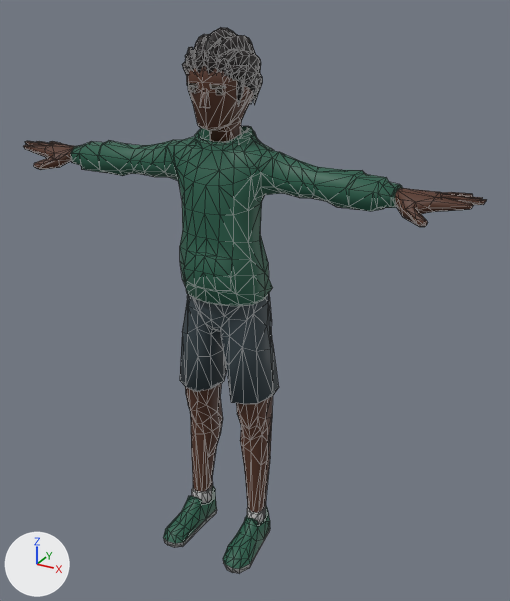
The glTF model js/models/avatars/club-crowd-vm3.glb as it was, and as the next commit left it.
Camera for both pictures: a 50 mm camera at (1.178, -1.99, 1.968) aimed at (0.094, -0.02, 0.983). Lighting does not change. The marker at lower left points along +X, +Y and +Z. The first picture is the older version. Mesh edges are drawn as thin lines. Vertices at exactly the same position are counted once.

Objects in the first picture: 'Casual_Body'.
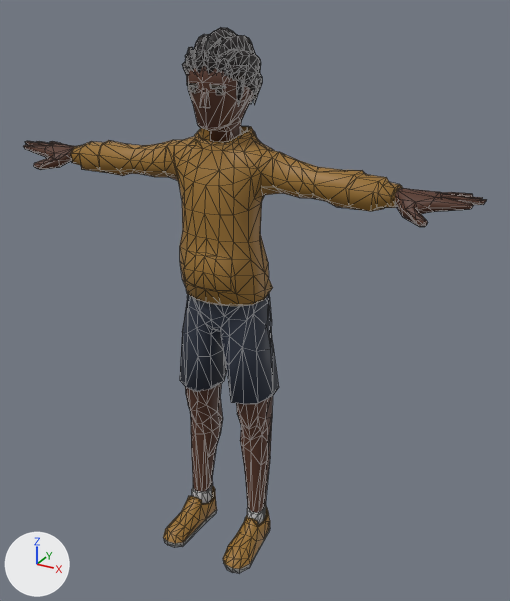
What differs and where, as boxes (x1, y1, x2, y2) in the pictures (510 x 601 px):
```json
{"part": 1, "of": "me_casual_body", "change": "recoloured", "before": [71, 126, 402, 569], "after": [71, 126, 402, 569], "on screen": "dark green to brown"}
```

Edits to the scene script, one JSON object a line:
```json
{"block": "me_casual_body", "where": "me_casual_body.from_pydata(...)  # 1647 vertices, 3102 faces; spans x -0.83..0.83, y -0.29..0.09, z 0.0..1.87"}
{"block": "me_casual_body", "where": "# used by ob_casual_body; location = (0.0, 0.0, 0.0)"}
{"block": "me_casual_body", "change": "me_casual_body part 1: 1047 faces centred in x -0.59..0.59, y -0.28..0.08, z 0.03..1.57 are repainted in the vertex colours; the middle colour goes from dark green #26604b to brown #9c722e"}
```
